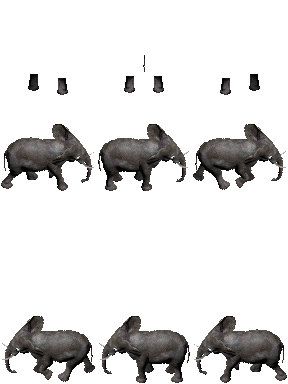
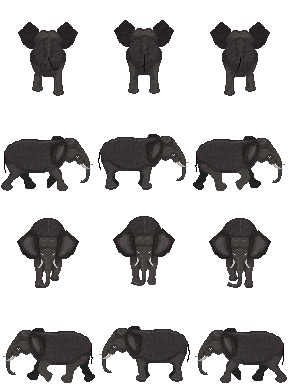
Before/after of a 288x384 layered artwork. What changed in the layer stack:
removed layer "tusks" over [2, 151, 286, 360]
added layer "texture" (4%) above "shading" over [1, 20, 287, 383]
added layer "shading" (33%) above "head-front group" over [1, 28, 287, 383]
added group "head-front group" with 4 layers above "tail" over [5, 136, 283, 375]
added layer "eyes" in group "head-front group" over [17, 153, 271, 350]
added layer "tusks-front" in group "head-front group" over [5, 162, 283, 361]
added layer "ears-front" in group "head-front group" over [17, 139, 271, 357]
added layer "head-front" in group "head-front group" over [6, 136, 282, 375]
painted on "tail" over [4, 55, 284, 365]
added layer "legs-front" above "body" over [1, 61, 287, 383]
renamed "legs" to "body", painted on it over [4, 35, 284, 365]
added group "head-rear group" with 3 layers above "legs-rear" over [3, 20, 285, 357]
added layer "head-rear" in group "head-rear group" over [34, 28, 254, 47]
added layer "ears-rear" in group "head-rear group" over [18, 20, 270, 344]
added layer "tusks-rear" in group "head-rear group" over [3, 160, 285, 357]
added layer "legs-rear" above "base" over [19, 165, 269, 382]
renamed "E/W" to "base", hid it, painted on it over [1, 55, 287, 383]
